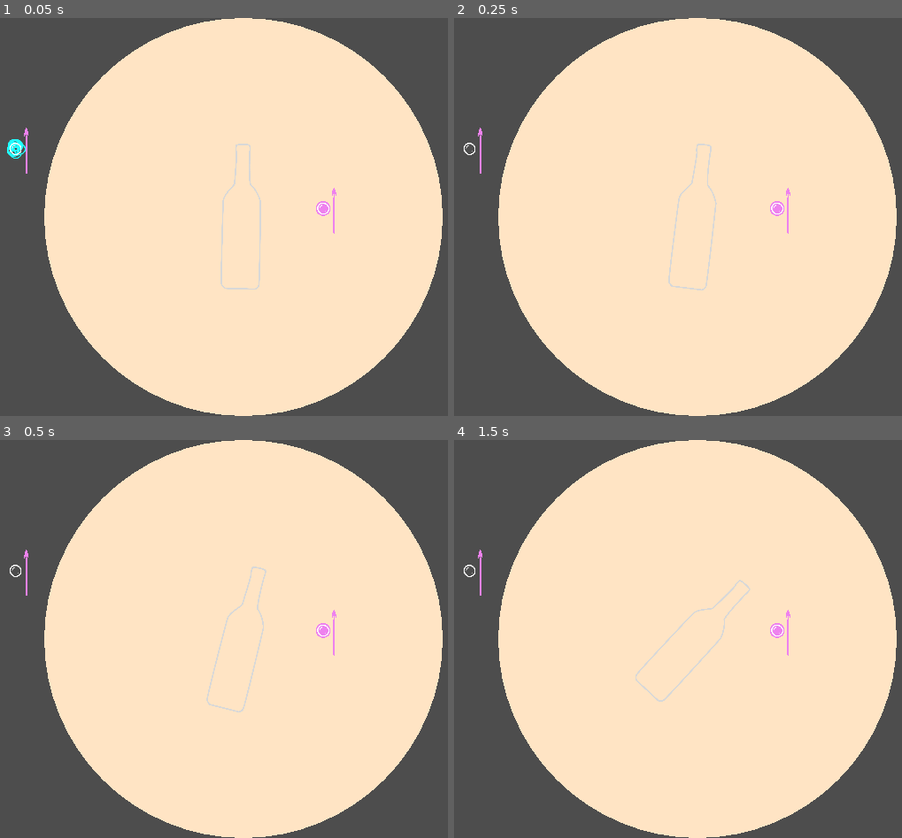
Above: before the commit, frames 1-4 (two rows, left to right).
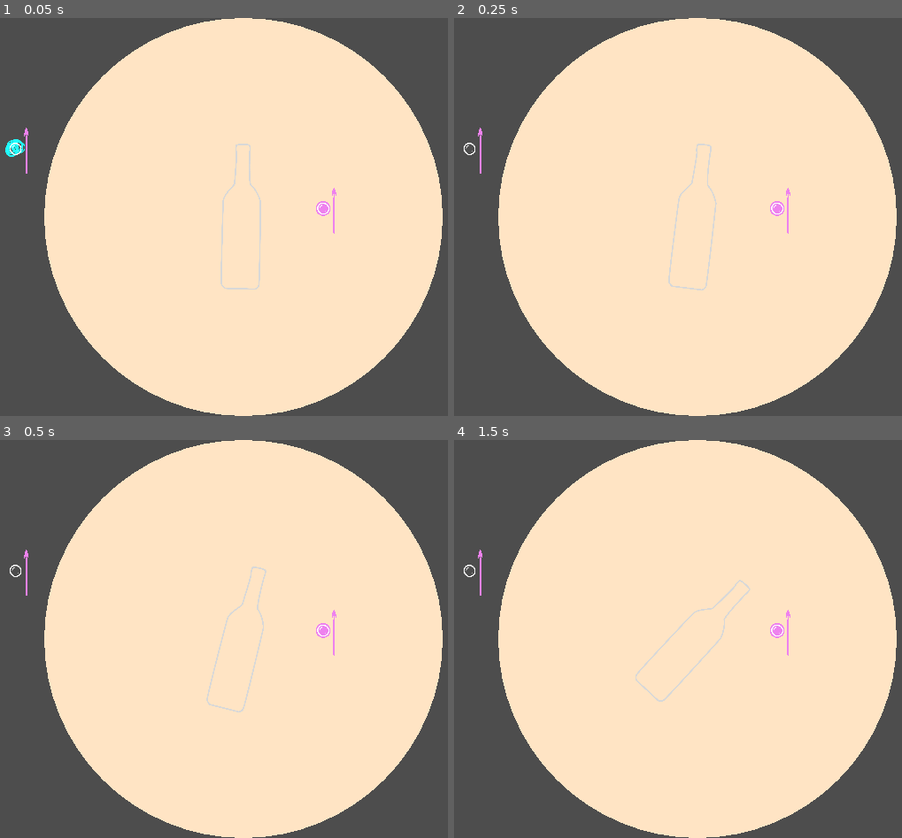
Above: after the commit, the same moments.

Repository: raffomania/bubbleneck
Game: Godot game, scene res://main.tscn
Same seed, same stepped clock (60 frames per second), same inputs: the game is played once before the commit and once after it.
Inputs:
- Up to frame 1 (0.05 s): no input
- Up to frame 2 (0.25 s): no input
- Up to frame 3 (0.5 s): no input
- Up to frame 4 (1.5 s): no input

The runs differ from the first frame. In frame 1, less than 0.1% of the frame differs, in the area x 1-6%, y 30-36%; in frame 2, nothing differs; in frame 3, nothing differs; in frame 4, nothing differs.

Commit message:
update: bottle particles

Diff:
--- a/Bottle/bottle.tscn
+++ b/Bottle/bottle.tscn
@@ -1,7 +1,15 @@
-[gd_scene load_steps=5 format=3 uid="uid://b1u5n0mlyoqu5"]
+[gd_scene load_steps=10 format=3 uid="uid://b1u5n0mlyoqu5"]
 
 [ext_resource type="Script" path="res://Bottle/bottle.gd" id="1_lxhjm"]
 [ext_resource type="Texture2D" uid="uid://cfhp2d60h4r7q" path="res://Bottle/bottle.png" id="2_fj3et"]
+
+[sub_resource type="Curve" id="Curve_nbcki"]
+min_value = -1.0
+_data = [Vector2(0.25, -0.304044), 0.0, 0.0, 0, 0, Vector2(1, -0.000777602), 0.0, 0.0, 0, 0]
+point_count = 2
+
+[sub_resource type="CurveTexture" id="CurveTexture_rnqng"]
+curve = SubResource("Curve_nbcki")
 
 [sub_resource type="ParticleProcessMaterial" id="ParticleProcessMaterial_pwhv5"]
 lifetime_randomness = 0.5
@@ -14,6 +22,17 @@
 initial_velocity_max = 216.39
 gravity = Vector3(0, 0, 0)
 scale_max = 5.0
+hue_variation_min = -2.23517e-08
+hue_variation_max = 0.3
+hue_variation_curve = SubResource("CurveTexture_rnqng")
+
+[sub_resource type="Curve" id="Curve_wwtob"]
+min_value = -1.0
+_data = [Vector2(0.252083, -0.304044), 0.0, 0.0, 0, 0, Vector2(1, -0.000777602), 0.0, 0.0, 0, 0]
+point_count = 2
+
+[sub_resource type="CurveTexture" id="CurveTexture_kwjlk"]
+curve = SubResource("Curve_wwtob")
 
 [sub_resource type="ParticleProcessMaterial" id="ParticleProcessMaterial_aqyuu"]
 lifetime_randomness = 0.5
@@ -26,6 +45,15 @@
 initial_velocity_max = 216.39
 gravity = Vector3(0, 0, 0)
 scale_max = 5.0
+hue_variation_min = -2.23517e-08
+hue_variation_max = 0.3
+hue_variation_curve = SubResource("CurveTexture_kwjlk")
+
+[sub_resource type="ParticleProcessMaterial" id="ParticleProcessMaterial_61h6y"]
+particle_flag_disable_z = true
+orbit_velocity_min = 9.49949e-08
+orbit_velocity_max = 9.49949e-08
+gravity = Vector3(0, 98, 0)
 
 [node name="Bottle" type="Node2D"]
 position = Vector2(496.845, 300)
@@ -62,3 +90,16 @@
 randomness = 1.0
 trail_enabled = true
 trail_lifetime = 0.05
+
+[node name="GPUParticles2D3" type="GPUParticles2D" parent="."]
+modulate = Color(0.352941, 0.827451, 1, 0.72549)
+self_modulate = Color(0, 0.756863, 1, 1)
+show_behind_parent = true
+position = Vector2(-19.4834, 86.6667)
+scale = Vector2(3.33333, 3.33333)
+amount = 500
+amount_ratio = 0.75
+process_material = SubResource("ParticleProcessMaterial_61h6y")
+randomness = 1.0
+trail_enabled = true
+trail_lifetime = 0.05
